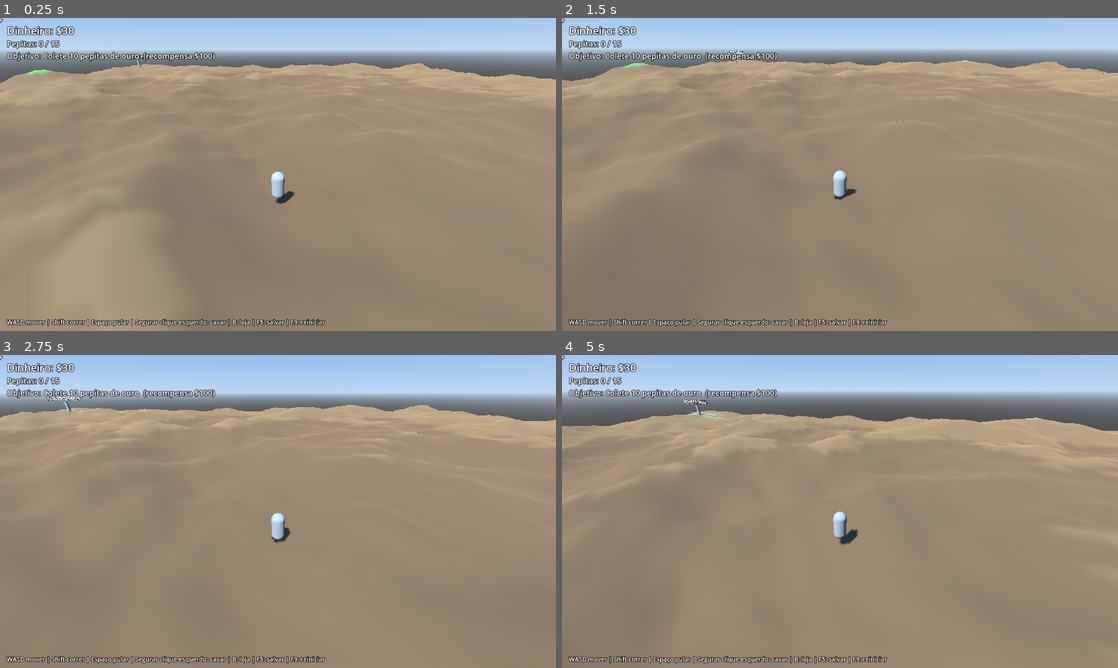
Above: before the commit, frames 1-4 (two rows, left to right).
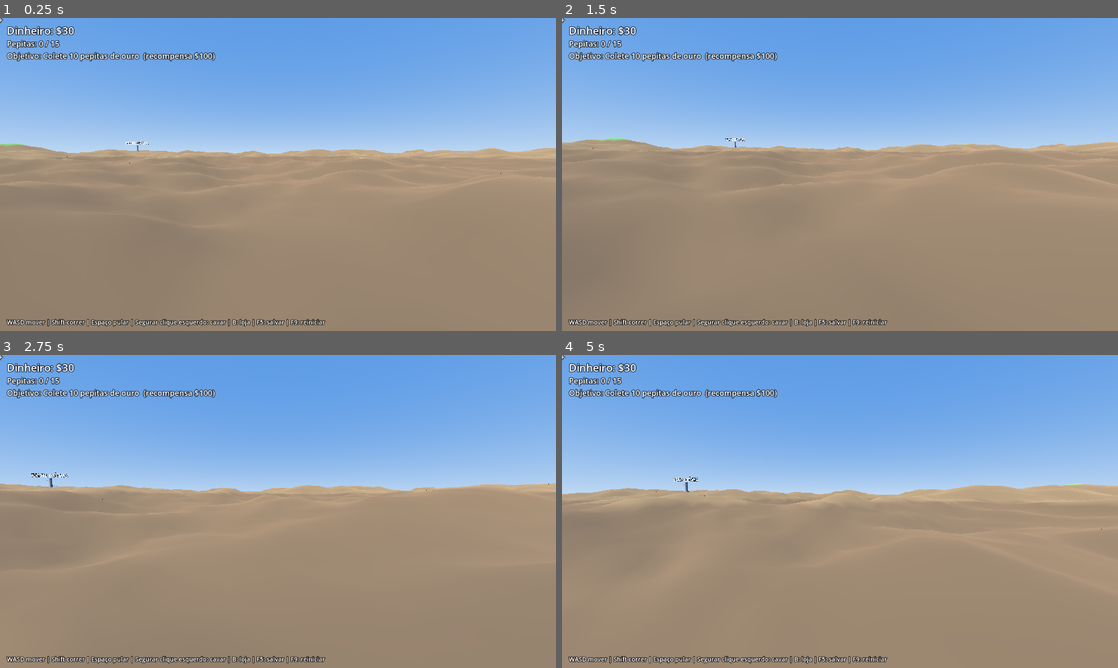
Above: after the commit, the same moments.

Repository: cepedf/hydroneer-releitura-2
Game: Godot game, scene res://scenes/main.tscn
Two runs of this game, one before a commit and one after it. Both use one fixed random seed, a clock stepped at 60 frames per second and the inputs below.
Inputs (mouse positions are in pixels of both pictures, inside the frame that each line leads up to):
- Up to frame 1 (0.25 s): no input
- Up to frame 2 (1.5 s): move the mouse to (867, 174) at 0.52 s; press the mouse at (867, 174) at 0.53 s; hold W (move_forward) from 0.53 s (still down); tap Space (jump) at 0.77 s; move the mouse to (812, 174) at 1.27 s; release the mouse at (812, 174) at 1.28 s; tap E (sell) at 1.35 s; click (812, 174) at 1.42 s
- Up to frame 3 (2.75 s): keep holding W (move_forward); tap Space (jump) at 1.52 s; move the mouse to (289, 505) at 2.02 s; hold Shift (sprint) from 2.03 s (still down); click (289, 505) at 2.17 s
- Up to frame 4 (5 s): keep holding W (move_forward); move the mouse to (834, 517) at 2.77 s; release Shift (sprint) at 2.78 s; click (834, 517) at 2.85 s; tap Space (jump) at 3.02, 3.77, 4.52 s; move the mouse to (878, 514) at 3.52 s; hold E (sell) 3.53-4.28 s; click (878, 514) at 3.67 s; move the mouse to (795, 508) at 4.27 s; tap Shift (sprint) at 4.35 s; click (795, 508) at 4.42 s

The runs differ from the first frame. In frame 1, 49% of the frame differs, in the area x 0-100%, y 0-100%; in frame 2, 43%; in frame 3, 44%; in frame 4, 47%.

Commit message:
Câmera em primeira pessoa (remove boneco visível)

Diff:
--- a/scripts/player.gd
+++ b/scripts/player.gd
@@ -1,5 +1,5 @@
 extends Node3D
-## Jogador em terceira pessoa com câmera orbital e escavação por raio.
+## Jogador em primeira pessoa com escavação por raio.
 
 const SPEED := 6.0
 const RUN_SPEED := 10.0
@@ -13,7 +13,7 @@
 var _pivot: Node3D
 var _camera: Camera3D
 var _yaw := 0.0
-var _pitch := -0.55
+var _pitch := -0.1
 var _vy := 0.0
 
 
@@ -22,16 +22,9 @@
 	add_child(_pivot)
 	_camera = Camera3D.new()
 	_pivot.add_child(_camera)
-	_camera.position = Vector3(0, 7, 9)
+	_camera.position = Vector3(0, 1.6, 0)
 	_camera.rotation.x = _pitch
 	_camera.current = true
-	var body := MeshInstance3D.new()
-	var capsule := CapsuleMesh.new()
-	capsule.radius = 0.35
-	capsule.height = 1.6
-	body.mesh = capsule
-	body.position.y = 0.8
-	add_child(body)
 	Input.mouse_mode = Input.MOUSE_MODE_CAPTURED
 
 
@@ -40,7 +33,7 @@
 		return
 	if event is InputEventMouseMotion and Input.mouse_mode == Input.MOUSE_MODE_CAPTURED:
 		_yaw -= event.relative.x * MOUSE_SENS
-		_pitch = clampf(_pitch - event.relative.y * MOUSE_SENS * 0.6, -1.25, -0.1)
+		_pitch = clampf(_pitch - event.relative.y * MOUSE_SENS * 0.6, -1.35, 1.35)
 		_pivot.rotation.y = _yaw
 		_camera.rotation.x = _pitch
 
